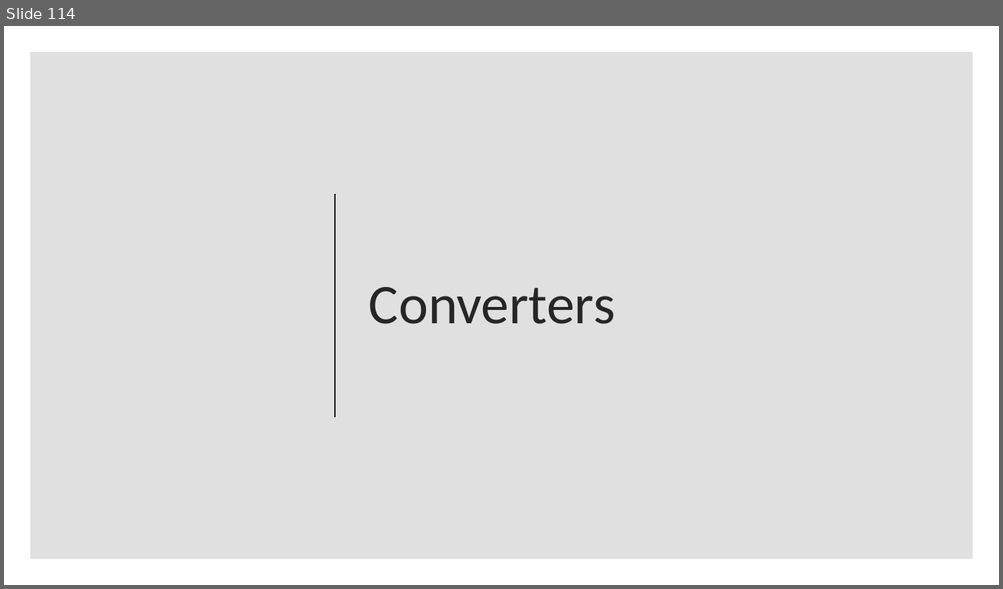
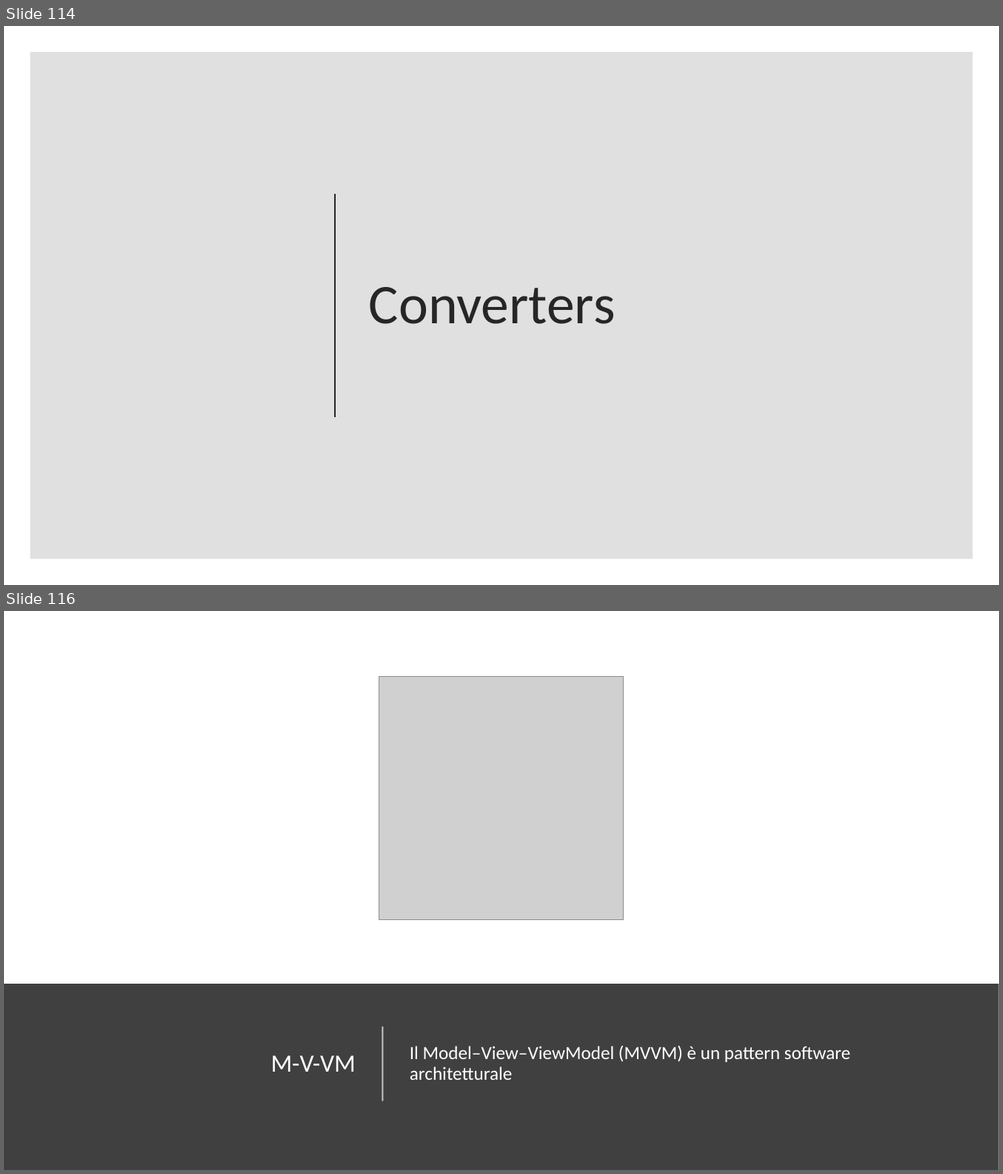
Before and after one commit to danieleromanazzi/wpf-tutorial, a slide deck: wpf-tutorial.pptx. Shown one above the other, each under a label of ours: slide 114 before the commit, slides 114 and 116 after it; the slides between them are not shown. The pictures are 1003x589 and 1003x1174 pixels, drawn with LibreOffice and Linux fonts; fonts in the diff are those of the drawing; grey boxes stand for pictures. Boxes give left, top, right and bottom in pixels: in the first picture for what was removed or moved away, otherwise in the second. Text is boxed around its words. In the diff, an @@ line names an element or a change of style, - is before the commit and + after.

```diff
--- a/wpf-tutorial.pptx
+++ b/wpf-tutorial.pptx
@@ slide 116 added at bbox=[4, 611, 999, 1170], background #FFFFFF @@
@@ picture added at bbox=[379, 677, 623, 920] @@
@@ rectangle added at bbox=[4, 984, 999, 1170], fill #404040 @@
@@ line added from (382, 1102) to (382, 1028), #FFFFFF 1.5 pt @@
@@ text added at bbox=[410, 1046, 850, 1080], 18 pt, text #FFFFFF @@
+Il Model–View–ViewModel (MVVM) è un pattern software architetturale
@@ title added at bbox=[271, 1056, 356, 1072], 24 pt, text #FFFFFF @@
+M-V-VM
```
Also in this commit, not shown: 3 other slides added, 2 slides removed, 2 other files.
